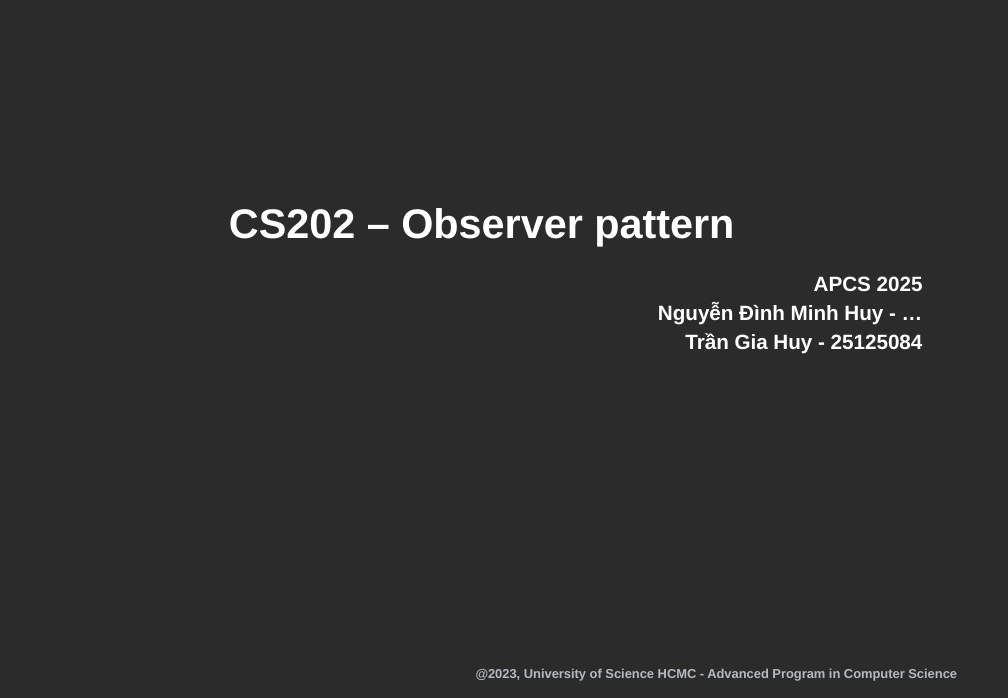
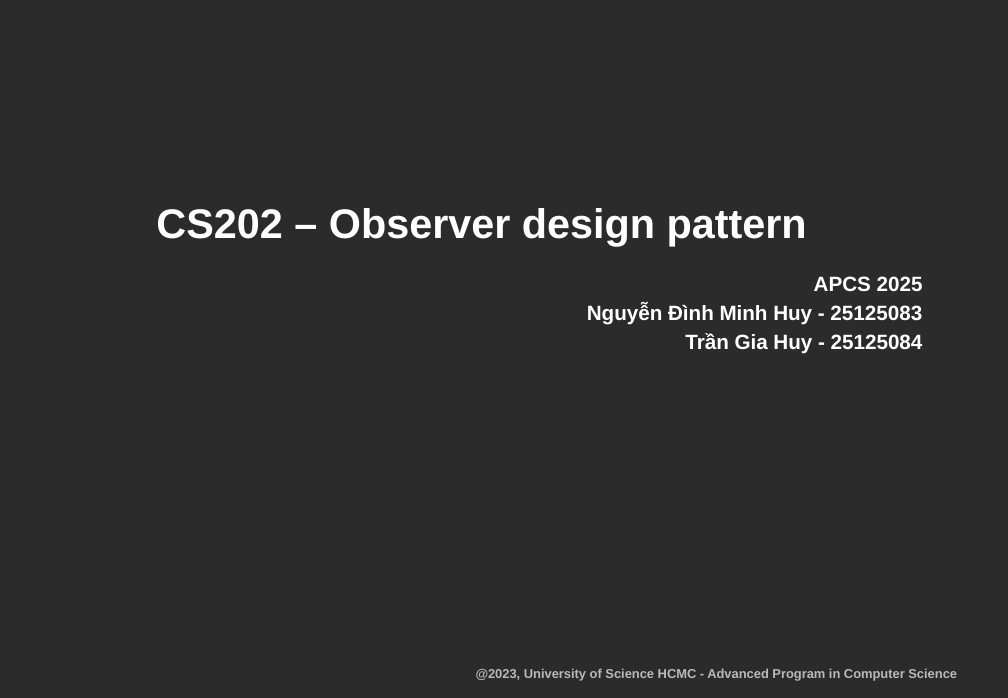
Before and after one commit to ndmhuy/DesignPatternsGroup52, a slide deck: slide 1 of Observer/presentation/slide.pptx. Drawn at 1008x698 pixels with LibreOffice and Linux fonts; fonts in the diff are those of the drawing; background and template pictures are left out; a plain dark background stands for a picture behind light text. Boxes give left, top, right and bottom in pixels: in the first picture for what was removed or moved away, otherwise in the second. Text is boxed around its words. In the diff, an @@ line names an element or a change of style, - is before the commit and + after.

```diff
--- a/Observer/presentation/slide.pptx
+++ b/Observer/presentation/slide.pptx
@@ title at [156, 208, 807, 246]: text changed @@
-CS202 – Observer pattern
+CS202 – Observer design pattern
@@ subtitle at [587, 304, 922, 325]: text changed @@
-Nguyễn Đình Minh Huy - …
+Nguyễn Đình Minh Huy - 25125083
```
Also in this commit, not shown: 1 other slide changed, 3 slides added.
